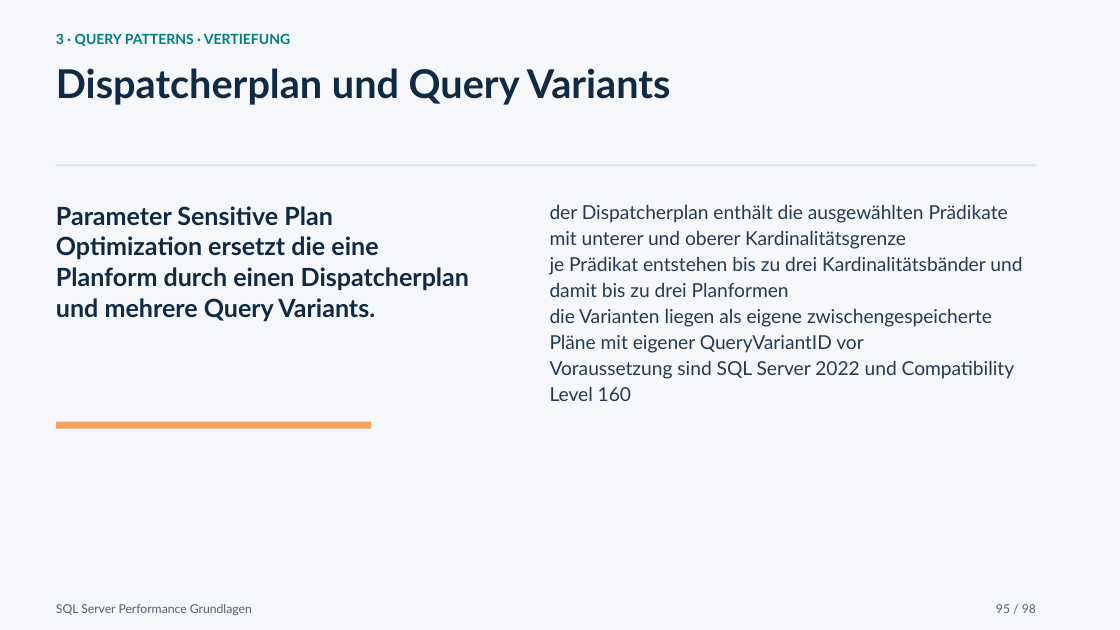
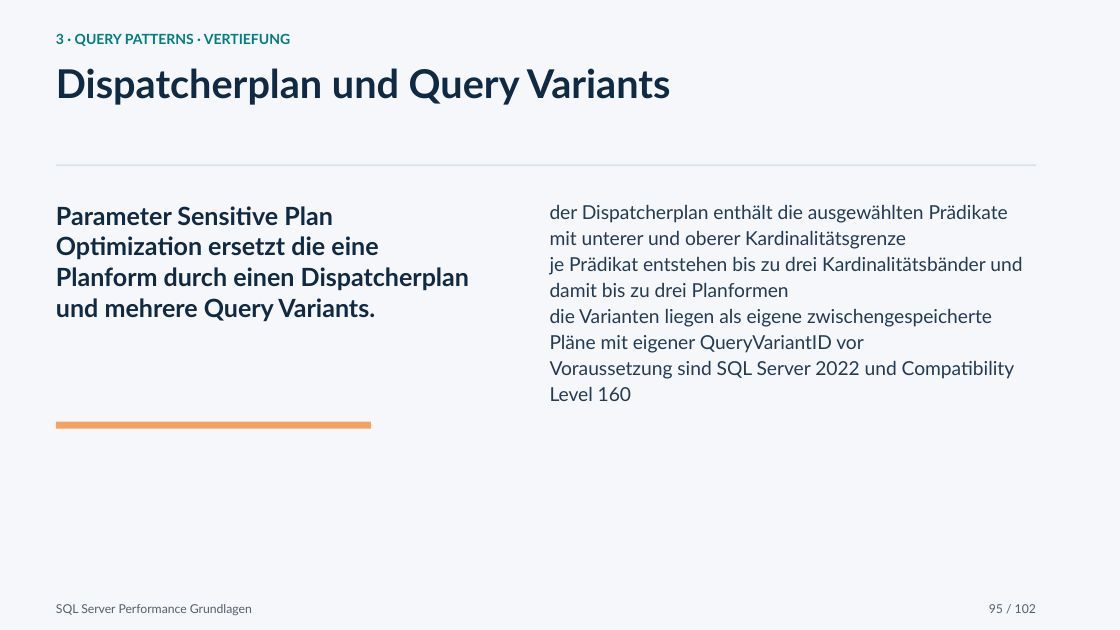
Before and after one commit to gecompat/SQL_PerformanceSchulung, a slide deck: slide 95 of Presentations/Performance_Schulung_Chat_2026-07-23_2146_SQL_Server_Performance_Grundlagen.pptx. Drawn at 1120x630 pixels with LibreOffice and Linux fonts; fonts in the diff are those of the drawing. Boxes give left, top, right and bottom in pixels: in the first picture for what was removed or moved away, otherwise in the second. Text is boxed around its words. In the diff, an @@ line names an element or a change of style, - is before the commit and + after.

```diff
--- a/Presentations/Performance_Schulung_Chat_2026-07-23_2146_SQL_Server_Performance_Grundlagen.pptx
+++ b/Presentations/Performance_Schulung_Chat_2026-07-23_2146_SQL_Server_Performance_Grundlagen.pptx
@@ text at bbox=[989, 604, 1036, 613]: text changed @@
-95 / 98
+95 / 102
```
Also in this commit, not shown: 89 other slides changed, 4 slides added, 34 other files.
